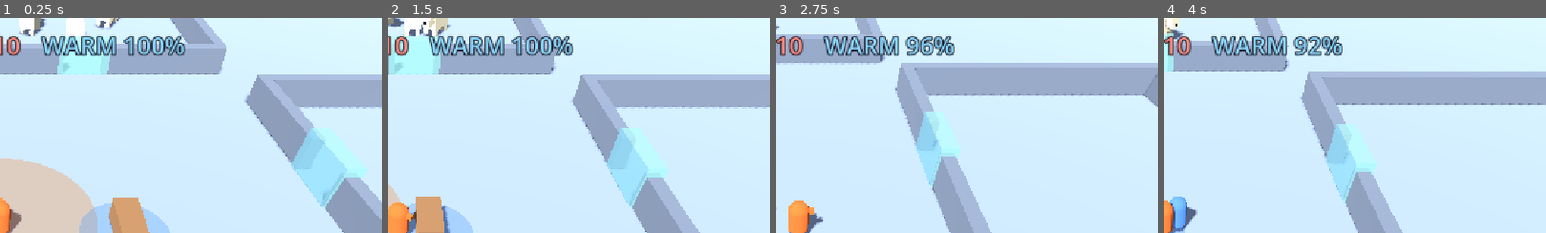
Above: before the commit, frames 1-4 (left to right).
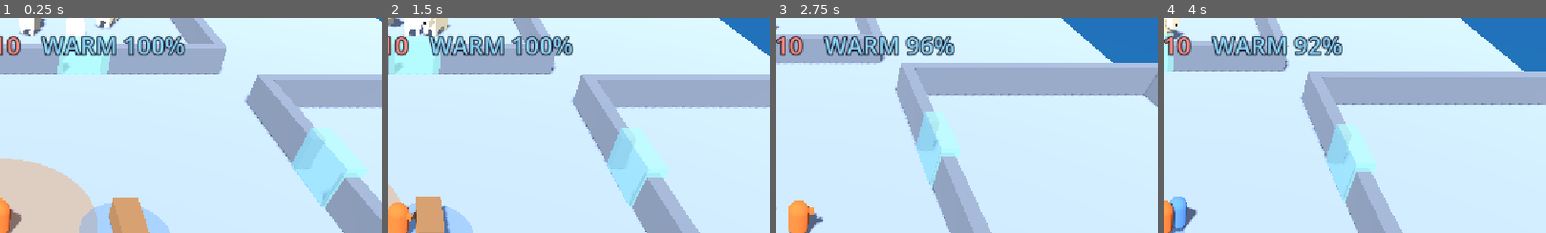
Above: after the commit, the same moments.

Repository: kimpro4214/FrostCamp
Game: Godot game, scene res://frost_camp/scenes/main.tscn
Same seed, same stepped clock (60 frames per second), same inputs: the game is played once before the commit and once after it.
Inputs (mouse positions are % of the whole screen's width and height, from its top left):
- Up to frame 1 (0.25 s): no input
- Up to frame 2 (1.5 s): move the mouse to (72, 45) at 0.52 s; hold D 0.53-1.25 s; click (72, 45) at 0.67 s; drag from (30, 55) to (45, 70) at 1.27 s
- Up to frame 3 (2.75 s): move the mouse to (60, 28) at 2.02 s; hold D from 2.03 s (still down)
- Up to frame 4 (4 s): release D at 2.75 s; drag from (45, 70) to (20, 35) at 2.77 s; move the mouse to (80, 65) at 3.52 s; hold A from 3.53 s (still down)
The pictures show only the part of the screen within x 50-100%, y 0-50%; the shares and areas given below are measured in that part.

The runs differ from the first frame. In frame 1, less than 0.1% of the frame differs, in the area x 98-100%, y 0-2%; in frame 2, 1.2%; in frame 3, 3.9%, in the area x 74-100%, y 0-21%; in frame 4, 3.5%.

Commit message:
feat: 프로스트 캠프 바다와 쇄빙선 배치, 탈출 연출 연결

Diff:
--- a/frost_camp/data/layout.json
+++ b/frost_camp/data/layout.json
@@ -2,7 +2,7 @@
 	"player_start": [0, 0],
 	"worker_spawn": [0, -2],
 	"woodpile": [-3, -6],
-	"ship": [31, -3],
+	"ship": [35, -3],
 	"heat": {
 		"campfire": [0, -1],
 		"stove": [-5, -4]
--- a/frost_camp/scenes/main.gd
+++ b/frost_camp/scenes/main.gd
@@ -9,6 +9,7 @@
 const RegionScene := preload("res://frost_camp/scenes/region.tscn")
 const WorkerScene := preload("res://frost_camp/scenes/worker.tscn")
 const HeatScene := preload("res://frost_camp/scenes/heat.tscn")
+const ESCAPE_SAIL_TIME := 5.0
 
 var sim: FrostSim
 
@@ -46,8 +47,10 @@
 		$Heat.add_child(heat)
 		heat.setup(sim, i)
 	$Woodpile.setup(sim)
+	$Ship.setup(sim)
 	sim.worker_hired.connect(_on_worker_hired)
 	sim.zone_purchased.connect(_on_zone_purchased)
+	sim.game_won.connect(_on_game_won)
 	_camera.target = _player
 	_camera.snap()
 	_bake_navigation()
@@ -65,6 +68,16 @@
 	_bake_navigation()
 
 
+## 탈출 연출: 조작을 멈추고, 카메라가 배를 따라가고, 배가 떠난 뒤 결과 화면을 띄운다.
+func _on_game_won() -> void:
+	_player.set_physics_process(false)
+	_hud.visible = false
+	_camera.target = $Ship
+	await get_tree().create_timer(1.5).timeout
+	await $Ship.sail_away(ESCAPE_SAIL_TIME)
+	$Result.show_result(sim)
+
+
 func _bake_navigation() -> void:
 	$NavigationRegion3D.bake_navigation_mesh(false)
 
--- a/frost_camp/scenes/main.tscn
+++ b/frost_camp/scenes/main.tscn
@@ -5,6 +5,8 @@
 [ext_resource type="PackedScene" path="res://frost_camp/scenes/player.tscn" id="3_player"]
 [ext_resource type="PackedScene" path="res://frost_camp/ui/hud.tscn" id="4_hud"]
 [ext_resource type="PackedScene" path="res://frost_camp/scenes/woodpile.tscn" id="5_woodpile"]
+[ext_resource type="PackedScene" path="res://frost_camp/scenes/ship.tscn" id="6_ship"]
+[ext_resource type="PackedScene" path="res://frost_camp/ui/result.tscn" id="7_result"]
 
 [sub_resource type="Environment" id="Environment_main"]
 background_mode = 1
@@ -19,6 +21,15 @@
 [sub_resource type="PlaneMesh" id="PlaneMesh_ground"]
 material = SubResource("StandardMaterial3D_snow")
 size = Vector2(200, 200)
+
+[sub_resource type="StandardMaterial3D" id="StandardMaterial3D_water"]
+albedo_color = Color(0.15, 0.4, 0.6, 1)
+metallic = 0.3
+roughness = 0.15
+
+[sub_resource type="PlaneMesh" id="PlaneMesh_water"]
+material = SubResource("StandardMaterial3D_water")
+size = Vector2(100, 200)
 
 [sub_resource type="BoxShape3D" id="BoxShape3D_ground"]
 size = Vector3(200, 0.2, 200)
@@ -54,6 +65,10 @@
 transform = Transform3D(1, 0, 0, 0, 1, 0, 0, 0, 1, 0, -0.1, 0)
 shape = SubResource("BoxShape3D_ground")
 
+[node name="Water" type="MeshInstance3D" parent="."]
+transform = Transform3D(1, 0, 0, 0, 1, 0, 0, 0, 1, 78, 0.03, 0)
+mesh = SubResource("PlaneMesh_water")
+
 [node name="NavigationRegion3D" type="NavigationRegion3D" parent="."]
 navigation_mesh = SubResource("NavigationMesh_camp")
 
@@ -80,4 +95,8 @@
 
 [node name="Player" parent="." instance=ExtResource("3_player")]
 
+[node name="Ship" parent="." instance=ExtResource("6_ship")]
+
 [node name="HUD" parent="." instance=ExtResource("4_hud")]
+
+[node name="Result" parent="." instance=ExtResource("7_result")]
